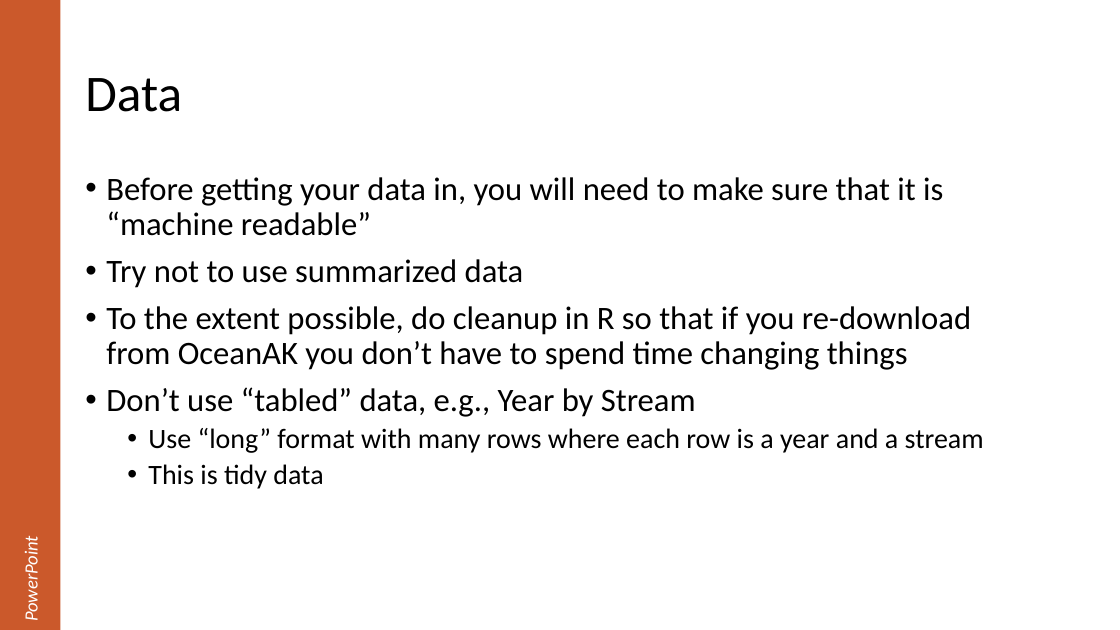
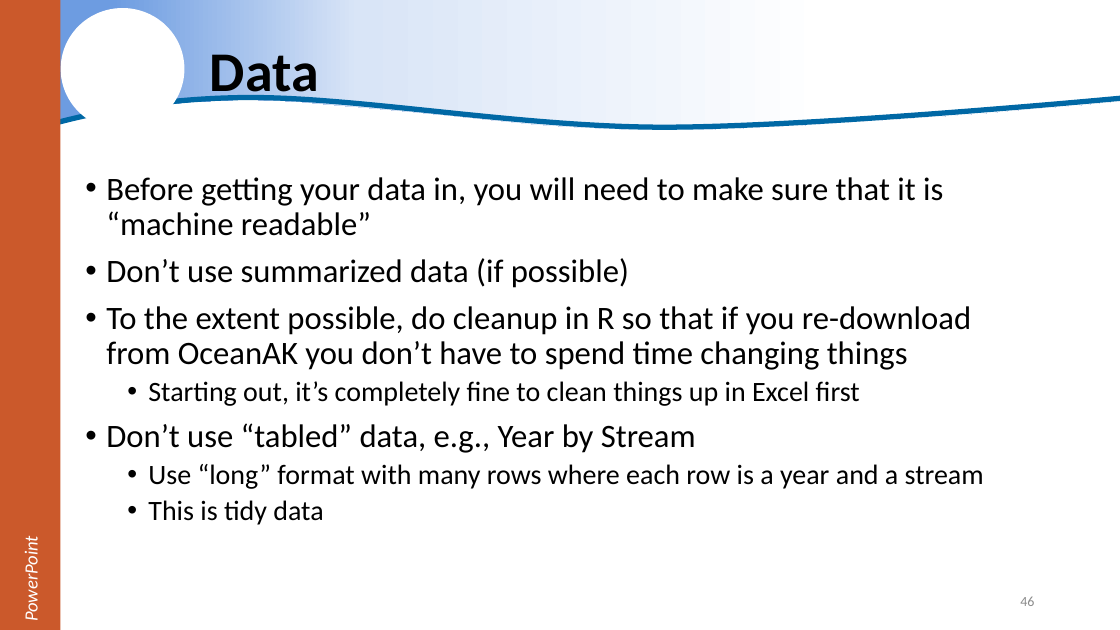
Before and after one commit to justinpriest/R_Intro_ADFG, a slide deck: slide 46 of The Basics of R.pptx (slide 35 before the commit). Drawn at 1120x630 pixels with LibreOffice and Linux fonts; fonts in the diff are those of the drawing; background and template pictures are left out. Boxes give left, top, right and bottom in pixels: in the first picture for what was removed or moved away, otherwise in the second. Text is boxed around its words. In the diff, an @@ line names an element or a change of style, - is before the commit and + after.

```diff
--- a/The Basics of R.pptx
+++ b/The Basics of R.pptx
@@ freeform shape added at box(0, 0, 1120, 139), fill gradient #6D9CE1 to #D9E5F7 to #FFFFFF @@
@@ ellipse added at box(60, 8, 184, 130), fill #FFFFFF @@
@@ title "Data": place and size @@
-title "Data" at box(85, 78, 182, 112)
+title "Data" at box(210, 54, 319, 104)
@@ title "Data" at box(210, 54, 319, 104): size 44 to 48 pt, bold on @@
@@ freeform shape added at box(0, 97, 1120, 138), outline #DAE3F3 4.5 pt @@
@@ text at box(106, 258, 629, 288): text changed @@
-• Try not to use summarized data
+• Don’t use summarized data (if possible)
@@ text at box(148, 381, 860, 406): paragraph added @@
+  • Starting out, it’s completely fine to clean things up in Excel first
@@ page number added at box(1020, 597, 1034, 606), 12 pt, text #8C8C8C @@
+46
```
Also in this commit, not shown: 66 other slides changed, 16 slides added, 1 slide removed, 6 other files.
